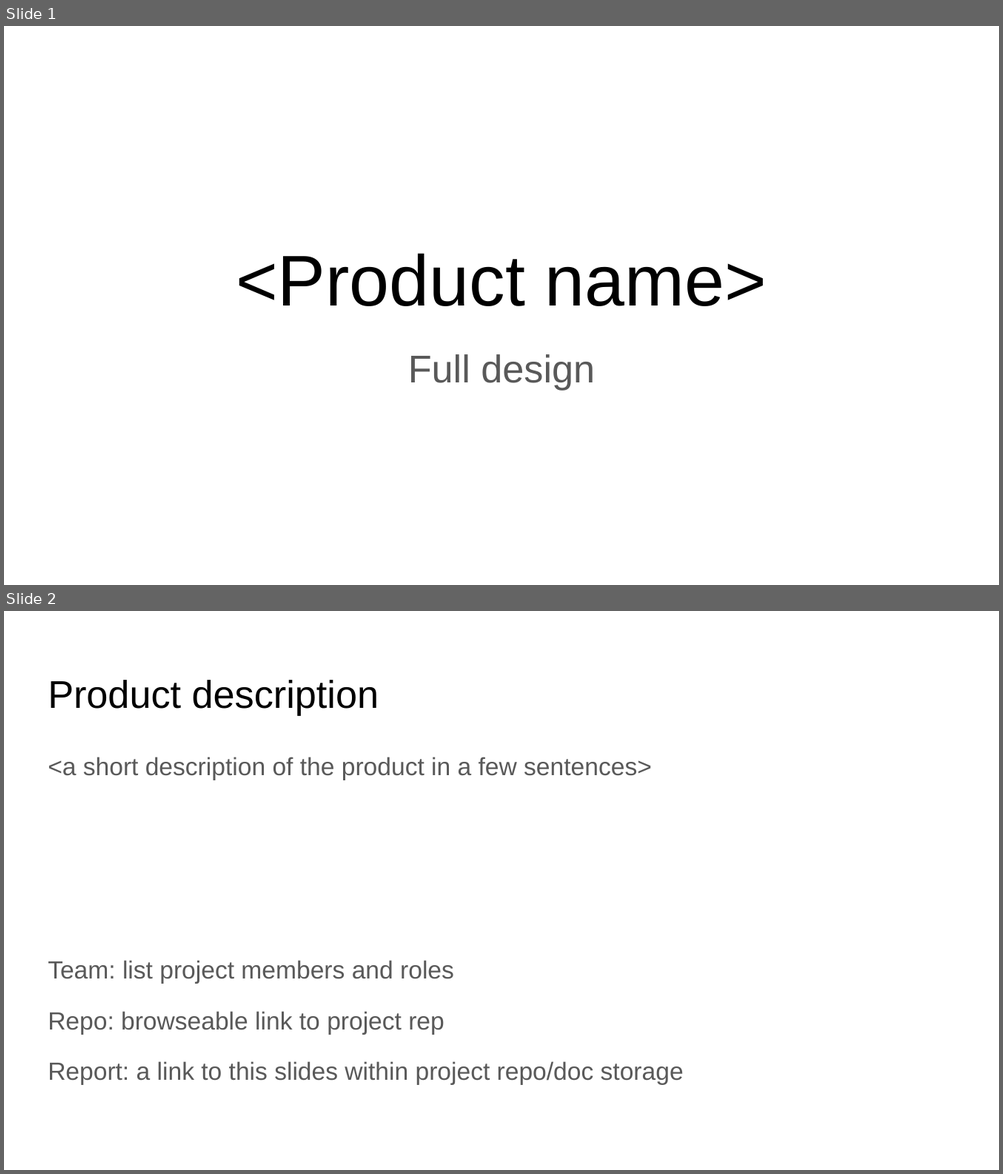
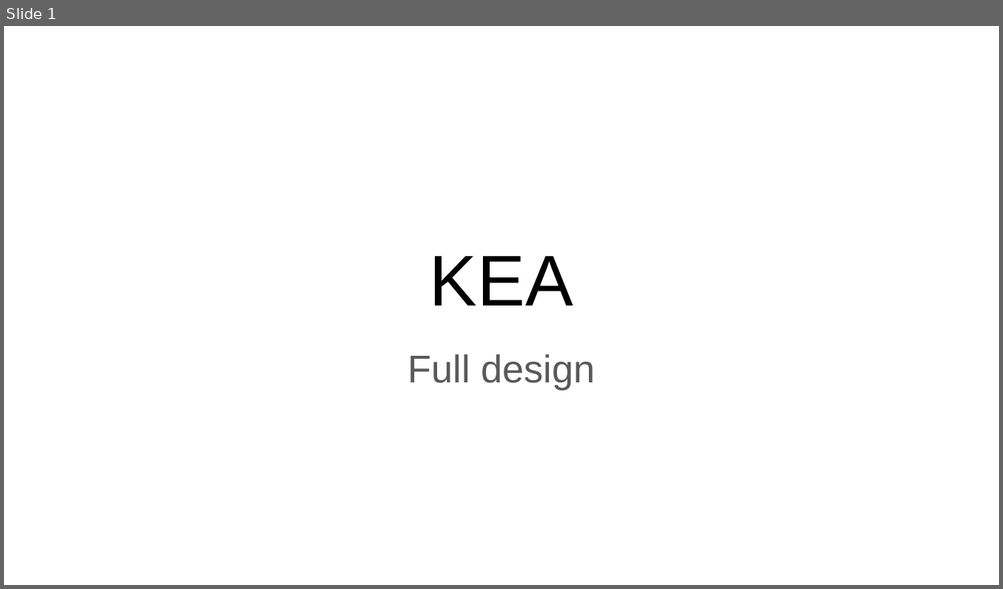
Before and after one commit to fanglores/Advanced-Software-Design, a slide deck: PracticeTasks/Module2/FinalTask_2/FinalTask_2.pptx. Shown one above the other, each under a label of ours: slides 1 and 2 before the commit, slide 1 after it. The pictures are 1003x1174 and 1003x589 pixels, drawn with LibreOffice and Linux fonts; fonts in the diff are those of the drawing. Boxes give left, top, right and bottom in pixels: in the first picture for what was removed or moved away, otherwise in the second. Text is boxed around its words. In the diff, an @@ line names an element or a change of style, - is before the commit and + after.

```diff
--- a/PracticeTasks/Module2/FinalTask_2/FinalTask_2.pptx
+++ b/PracticeTasks/Module2/FinalTask_2/FinalTask_2.pptx
@@ slide 2 removed at [4,611,999,1170], background #FFFFFF @@
@@ title removed at [48,680,379,715] @@
-Product description
@@ text removed at [48,757,683,1085] @@
-<a short description of the product in a few sentences>
-Team: list project members and roles
-Repo: browseable link to project rep
-Report: a link to this slides within project repo/doc storage
@@ slide 1 changed as well @@
@@ title at [430,256,573,306]: text changed @@
-<Product name>
+KEA
```
Also in this commit, not shown: 2 other slides changed, 14 slides added, 12 other slides removed, 2 other files.
